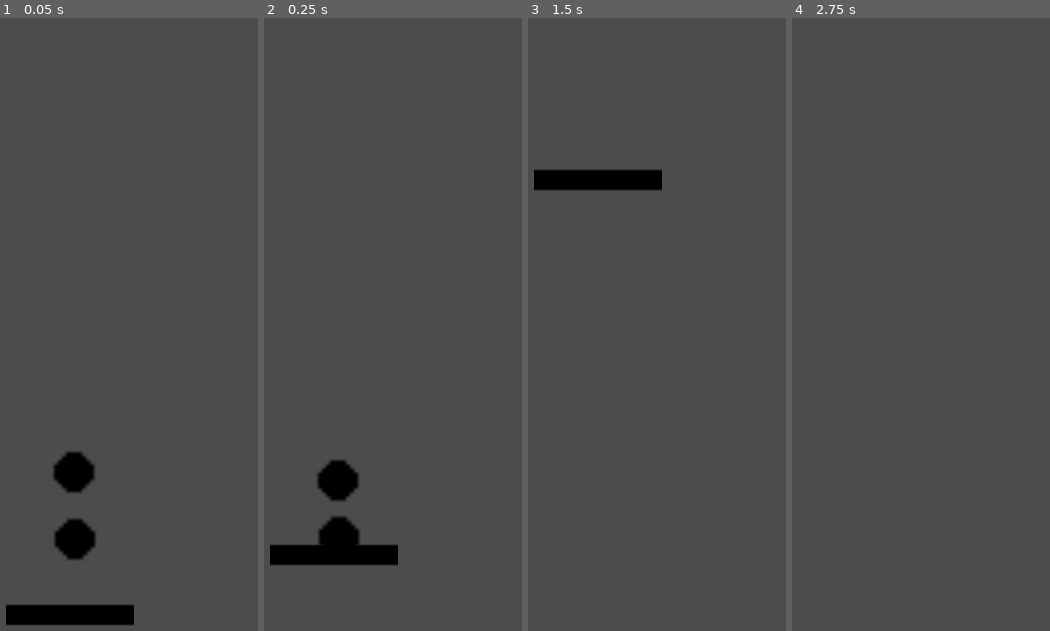
Above: before the commit, frames 1-4 (left to right).
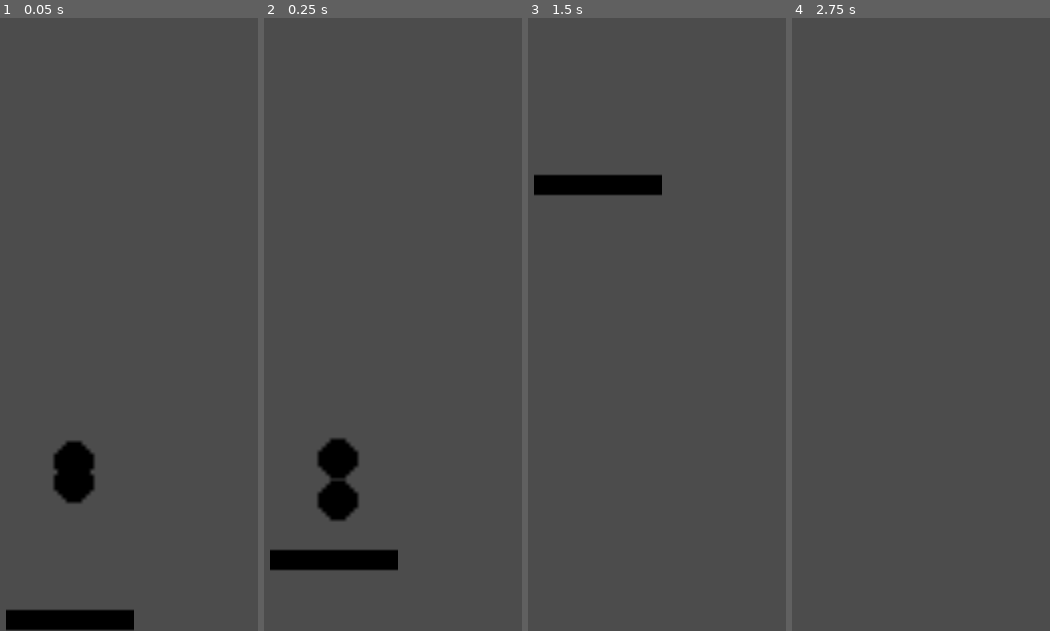
Above: after the commit, the same moments.

Repository: fralcalde/RapidRoll
Game: Godot game, scene res://Scenes/TestScenes/TestCollision.tscn
The game is run twice, just before and just after one commit, with the same random seed, the same clock (stepped at 60 frames per second) and the same inputs. This scene is started directly instead of the project's main scene.
Inputs:
- Up to frame 1 (0.05 s): no input
- Up to frame 2 (0.25 s): no input
- Up to frame 3 (1.5 s): hold Right (ui_right) from 0.53 s (still down)
- Up to frame 4 (2.75 s): release Right (ui_right) at 2.03 s; hold Left (ui_left) from 2.03 s (still down)

The runs differ from the first frame. In frame 1, 2.3% of the frame differs, in the area x 2-52%, y 69-100%; in frame 2, 2.8%, in the area x 2-52%, y 68-91%; in frame 3, 0.8%; in frame 4, nothing differs.

Commit message:
Actualizadas las plataformas a ser KinematicBodies, actualizado la escena RPlayer a comportarse como Player.tscn

Diff:
--- a/Scenes/Platforms/PlataformPlayerSpawner.tscn
+++ b/Scenes/Platforms/PlataformPlayerSpawner.tscn
@@ -92,7 +92,7 @@
 "values": [ true, false ]
 }
 
-[node name="Plataforma" type="StaticBody2D"]
+[node name="Plataforma" type="KinematicBody2D"]
 position = Vector2( 1, 0 )
 collision_mask = 0
 script = ExtResource( 1 )
--- a/Scenes/Platforms/Platform.tscn
+++ b/Scenes/Platforms/Platform.tscn
@@ -6,8 +6,9 @@
 [sub_resource type="RectangleShape2D" id=1]
 extents = Vector2( 64, 10 )
 
-[node name="Plataforma" type="StaticBody2D"]
+[node name="Plataforma" type="KinematicBody2D"]
 collision_mask = 0
+motion/sync_to_physics = true
 script = ExtResource( 1 )
 __meta__ = {
 "_edit_group_": true
--- a/Scenes/RPlayer.tscn
+++ b/Scenes/RPlayer.tscn
@@ -1,16 +1,15 @@
-[gd_scene load_steps=5 format=2]
+[gd_scene load_steps=4 format=2]
 
 [ext_resource path="res://Imagenes/Player.png" type="Texture" id=1]
 [ext_resource path="res://Scripts/RPlayer.gd" type="Script" id=2]
-
-[sub_resource type="PhysicsMaterial" id=2]
 
 [sub_resource type="CircleShape2D" id=1]
 radius = 21.0
 
 [node name="RPlayer" type="RigidBody2D"]
-physics_material_override = SubResource( 2 )
 gravity_scale = 3.0
+custom_integrator = true
+contact_monitor = true
 can_sleep = false
 script = ExtResource( 2 )
 
--- a/Scenes/TestScenes/TestCollision.tscn
+++ b/Scenes/TestScenes/TestCollision.tscn
@@ -10,12 +10,14 @@
 
 [node name="RPlayer" parent="." instance=ExtResource( 2 )]
 position = Vector2( 176, 481 )
+contacts_reported = 4
 __meta__ = {
 "_edit_group_": true
 }
 
 [node name="RPlayer2" parent="." instance=ExtResource( 2 )]
-position = Vector2( 177, 548 )
+position = Vector2( 176, 481 )
+contacts_reported = 4
 __meta__ = {
 "_edit_group_": true
 }
--- a/Scripts/Platforms/Platform.gd
+++ b/Scripts/Platforms/Platform.gd
@@ -1,5 +1,5 @@
 class_name Platform
-extends StaticBody2D
+extends KinematicBody2D
 
 
 export var speed = 300
@@ -11,5 +11,5 @@
 
 
 func fuera_de_pantalla():
-	if position.y < 50:
+	if position.y < 0:
 		queue_free()
--- a/Scripts/RPlayer.gd
+++ b/Scripts/RPlayer.gd
@@ -1,7 +1,12 @@
+class_name RPlayer
 extends RigidBody2D
 
+signal player_died
+signal player_scoring
+
+const GRAVITY = 300
 var move_input = 0
-var move_input_str = 300
+var move_speed = 300
 
 
 func _process(_delta):
@@ -10,5 +15,16 @@
 
 func _integrate_forces(state):
 	var _velocity = state.get_linear_velocity()
-	var desired_vel = Vector2(move_input * move_input_str, _velocity.y)
+	var delta = state.get_step()
+	_velocity.y += GRAVITY * delta
+
+	var desired_vel = Vector2(move_input * move_speed, _velocity.y)
 	state.set_linear_velocity(desired_vel)
+
+	if _velocity.y > 0:
+		emit_signal("player_scoring")
+
+
+func take_damage():
+	emit_signal("player_died")
+	queue_free()
--- a/project.godot
+++ b/project.godot
@@ -19,7 +19,7 @@
 "language": "GDScript",
 "path": "res://Scripts/HurtBox.gd"
 }, {
-"base": "StaticBody2D",
+"base": "KinematicBody2D",
 "class": "Platform",
 "language": "GDScript",
 "path": "res://Scripts/Platforms/Platform.gd"
@@ -28,12 +28,18 @@
 "class": "PlatformSpawner",
 "language": "GDScript",
 "path": "res://Scripts/Platforms/PlataformPlayerSpawner.gd"
+}, {
+"base": "RigidBody2D",
+"class": "RPlayer",
+"language": "GDScript",
+"path": "res://Scripts/RPlayer.gd"
 } ]
 _global_script_class_icons={
 "HitBox": "res://Imagenes/HitBox.svg",
 "HurtBox": "res://Imagenes/HurtBox.svg",
 "Platform": "",
-"PlatformSpawner": ""
+"PlatformSpawner": "",
+"RPlayer": ""
 }
 
 [application]
@@ -51,6 +57,10 @@
 window/size/width=360
 window/size/height=640
 window/stretch/mode="2d"
+
+[global]
+
+damp=false
 
 [gui]
 
